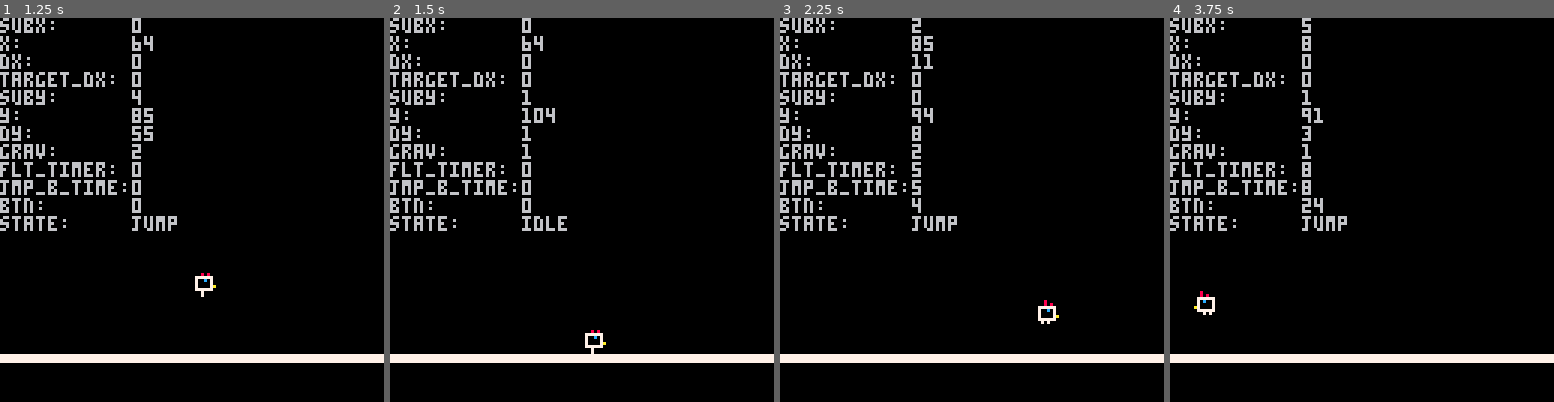
Above: before the commit, frames 1-4 (left to right).
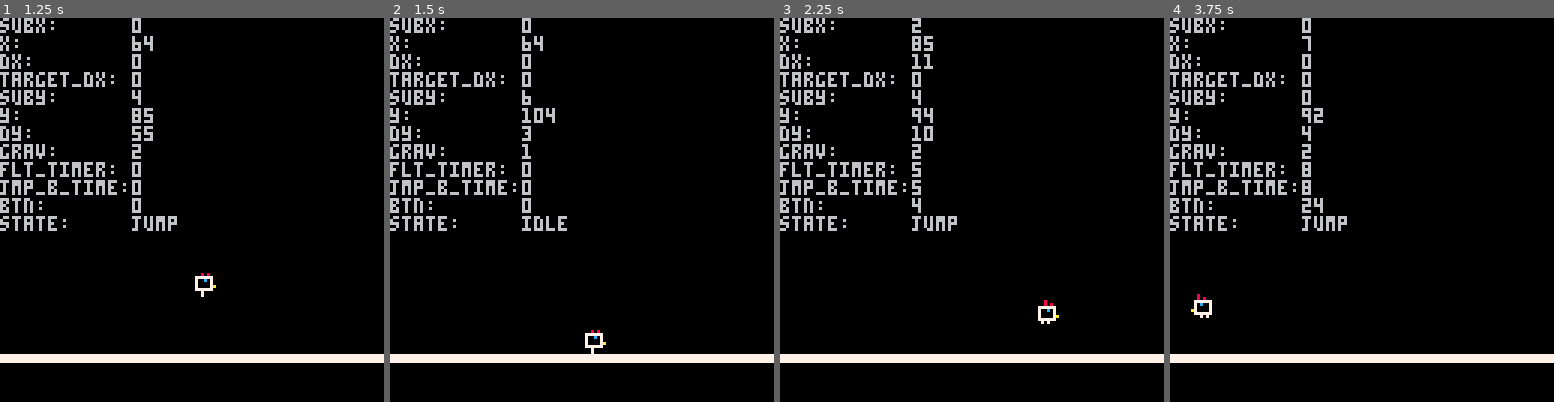
Above: after the commit, the same moments.

Repository: jmcarlson0320/chicken
Game: PICO-8 cartridge chicken.p8
The game is run twice, just before and just after one commit, with the same random seed, the same clock (stepped at 60 frames per second) and the same inputs.
Inputs (mouse positions are in pixels of both pictures, inside the frame that each line leads up to):
- Up to frame 1 (1.25 s): tap X (X key) at 0.33, 1.07 s; click (280, 121) at 0.67 s; tap O (Z key) at 0.7 s; click (46, 267) at 1.22 s
- Up to frame 2 (1.5 s): no input
- Up to frame 3 (2.25 s): hold Right 1.6-2.1 s; tap O (Z key) at 1.7, 2.1 s; click (887, 114) at 1.77 s; tap X (X key) at 1.85 s; hold Up from 2.15 s (still down)
- Up to frame 4 (3.75 s): click (1342, 259) at 2.32 s; release Up at 2.42 s; hold Right 2.47-3.03 s; tap O (Z key) every 0.4 s from 2.5 to 3.7 s; click (1404, 106) at 2.87 s; tap X (X key) at 2.97 s; hold Left 3.08-3.58 s; click (1465, 256) at 3.42 s; hold Down from 3.63 s (still down)

Frame 1 is identical in both runs. In frame 2, less than 0.1% of the frame differs, in the area x 34-37%, y 18-32%; in frame 3, 0.2%; in frame 4, 0.5%, in the area x 5-40%, y 0-79%.

Commit message:
Add crawling and sliding

Diff:
--- a/chicken.p8
+++ b/chicken.p8
@@ -82,23 +82,34 @@
 		float_timer = 0,
 		jump_buffer_timer = JUMP_BUFFER_TIME,
 		state = "idle",
+		current_animation = "standing",
 		animations = {
-			["idle"] = {
+			["standing"] = {
 				frames = {50},
 				rate = 0,
 				t = 0,
 			},
-			["walk"] = {
+			["sitting"] = {
+				frames = {52},
+				rate = 0,
+				t = 0,
+			},
+			["crawling"] = {
+				frames = {49, 52, 51, 52},
+				rate = 4,
+				t = 0,
+			},
+			["walking"] = {
 				frames = {49, 50, 51, 50},
 				rate = 4,
 				t = 0,
 			},
-			["run"] = {
+			["running"] = {
 				frames = {49, 50, 51, 50},
 				rate = 2,
 				t = 0,
 			},
-			["jump"] = {
+			["jumping"] = {
 				frames = {49, 50, 51, 50},
 				rate = 4,
 				t = 0,
@@ -110,28 +121,62 @@
 	return p
 end
 
-
 function player_update(p)
 	if p.jump_buffer_timer > 0 then
 		p.jump_buffer_timer -= 1
 	end
+
 	if p.state == "idle" then
+		if btn(3) then
+			p.current_animation = "sitting"
+		end
+		if not btn(3) then
+			p.current_animation = "standing"
+		end
 		if btn(0) then
 			p.target_dx = -DX_MAX_WALK
 			p.facing = "left"
+			p.current_animation = "walking"
 			p.state = "walk"
 		end
 		if btn(1) then
 			p.target_dx = DX_MAX_WALK
 			p.facing = "right"
+			p.current_animation = "walking"
 			p.state = "walk"
+		end
+		if btn(0) and btn(3) then
+			p.target_dx = -DX_MAX_WALK / 4
+			p.facing = "left"
+			p.current_animation = "sitting"
+			p.state = "crawl"
+		end
+		if btn(1) and btn(3) then
+			p.target_dx = DX_MAX_WALK / 4
+			p.facing = "right"
+			p.current_animation = "sitting"
+			p.state = "crawl"
 		end
 		if btnp(4) or p.jump_buffer_timer > 0 then
 			p.dy = -JUMP_SPEED
 			p.on_ground = false
 			p.gravity = JUMP_GRAVITY
 			p.float_timer = 20
+			p.current_animation = "jumping"
 			p.state = "jump"
+		end
+	elseif p.state == "crawl" then
+		if p.dx == p.target_dx then
+			p.current_animation = "crawling"
+		end
+		if not btn(3) then
+			p.current_animation = "walking"
+			p.state = "walk"
+		end
+		if btn() & 0x03 == 0 then
+			p.target_dx = 0
+			p.current_animation = "sitting"
+			p.state = "idle"
 		end
 	elseif p.state == "walk" then
 		-- left
@@ -148,20 +193,35 @@
 		if btn(5) and btn(0) then
 			p.target_dx = -DX_MAX_RUN
 			p.facing = "left"
+			p.current_animation = "running"
 			p.state = "run"
 		end
 		-- run right
 		if btn(5) and btn(1) then
 			p.target_dx = DX_MAX_RUN
 			p.facing = "right"
+			p.current_animation = "running"
 			p.state = "run"
 		end
+		if btn(3) and btn(0) then
+			p.target_dx = -DX_MAX_WALK / 4
+			p.facing = "left"
+			p.current_animation = "sitting"
+			p.state = "crawl"
+		end
+		if btn(3) and btn(1) then
+			p.target_dx = DX_MAX_WALK / 4
+			p.facing = "right"
+			p.current_animation = "sitting"
+			p.state = "crawl"
+		end
 		-- coasting
-		if btn() & 0x0F == 0 then
+		if btn() & 0x03 == 0 then
 			p.target_dx = 0
 		end
 		-- not moving
-		if (btn() & 0x0F == 0) and (p.dx == 0) then
+		if (btn() & 0x03 == 0) and (p.dx == 0) then
+			p.current_animation = "standing"
 			p.state = "idle"
 		end
 		if btnp(4) or p.jump_buffer_timer > 0 then
@@ -169,6 +229,7 @@
 			p.on_ground = false
 			p.gravity = JUMP_GRAVITY
 			p.float_timer = 20
+			p.current_animation = "jumping"
 			p.state = "jump"
 		end
 	elseif p.state == "run" then
@@ -182,8 +243,21 @@
 			p.target_dx = DX_MAX_RUN
 			p.facing = "right"
 		end
+		if btn(3) and btn(0) then
+			p.target_dx = -DX_MAX_WALK / 4
+			p.facing = "left"
+			p.current_animation = "sitting"
+			p.state = "crawl"
+		end
+		if btn(3) and btn(1) then
+			p.target_dx = DX_MAX_WALK / 4
+			p.facing = "right"
+			p.current_animation = "sitting"
+			p.state = "crawl"
+		end
 		-- released run or direction
-		if (btn() & 0x0F == 0) or (not btn(5)) then
+		if (btn() & 0x03 == 0) or (not btn(5)) then
+			p.current_animation = "walking"
 			p.state = "walk"
 		end
 		if btnp(4) or p.jump_buffer_timer > 0 then
@@ -191,6 +265,7 @@
 			p.on_ground = false
 			p.gravity = JUMP_GRAVITY
 			p.float_timer = 20
+			p.current_animation = "jumping"
 			p.state = "jump"
 		end
 	elseif p.state == "jump" then
@@ -213,8 +288,8 @@
 			p.target_dx = DX_MAX_RUN
 			p.facing = "right"
 		end
-		if btn(4) then
-			p.gravity = JUMP_GRAVITY
+		if btn() & 0x03 == 0 then
+			p.target_dx = 0
 		end
 		if not btn(4) then
 			p.gravity = FALL_GRAVITY
@@ -222,14 +297,12 @@
 		if p.float_timer <= 0 then
 			p.gravity = FALL_GRAVITY
 		end
-		if btn() & 0x0f == 0 then
-			p.target_dx = 0
-		end
 		if btnp(4) then
 			p.jump_buffer_timer = JUMP_BUFFER_TIME
 		end
 		if p.on_ground then
 			p.gravity = WORLD_GRAVITY
+			p.current_animation = "standing"
 			p.state = "idle"
 		end
 	end
@@ -259,7 +333,7 @@
 end
 
 function player_draw(p)
-	local anim = p.animations[p.state]
+	local anim = p.animations[p.current_animation]
 	local index = flr(anim.t / anim.rate % #anim.frames) + 1
 	local sprite = anim.frames[index]
 	local flip_x = p.facing == "left"
@@ -300,7 +374,6 @@
 				if obj.dy > 0 then
 					obj.on_ground = true
 					obj.dy = 0
-					obj.sub_y = 0
 				end
 				break
 			end
@@ -372,13 +445,13 @@
 00000000070000000000000000000070000000000000000000000000700000000000000000000007000000000000000000000000000000000000000000000000
 00000000007777777777777777777700000000000000000000000000777777777777777777777777000000000000000000000000000000000000000000000000
 00000000000008000008080000080000000000000000000000000000000000000000000000000000000000000000000000000000000000000000000000000000
-00000000000808000777777000080800000000000000000000000000000000000000000000000000000000000000000000000000000000000000000000000000
-00000000077777700700c07007777770000000000000000000000000000000000000000000000000000000000000000000000000000000000000000000000000
-000000000700c070070000700700c070000000000000000000000000000000000000000000000000000000000000000000000000000000000000000000000000
-00000000070000700700007a07000070000000000000000000000000000000000000000000000000000000000000000000000000000000000000000000000000
-000000000700007a077777700700007a000000000000000000000000000000000000000000000000000000000000000000000000000000000000000000000000
-00000000077777700007000007777770000000000000000000000000000000000000000000000000000000000000000000000000000000000000000000000000
-00000000007070000007000000707000000000000000000000000000000000000000000000000000000000000000000000000000000000000000000000000000
+00000000000808000777777000080800000008000000000000000000000000000000000000000000000000000000000000000000000000000000000000000000
+00000000077777700700c07007777770000808000000000000000000000000000000000000000000000000000000000000000000000000000000000000000000
+000000000700c070070000700700c070077777700000000000000000000000000000000000000000000000000000000000000000000000000000000000000000
+00000000070000700700007a070000700700c0700000000000000000000000000000000000000000000000000000000000000000000000000000000000000000
+000000000700007a077777700700007a070000700000000000000000000000000000000000000000000000000000000000000000000000000000000000000000
+000000000777777000070000077777700700007a0000000000000000000000000000000000000000000000000000000000000000000000000000000000000000
+00000000007070000007000000707000077777700000000000000000000000000000000000000000000000000000000000000000000000000000000000000000
 __gff__
 0001010101010101010100000000000000000000000000010001000000000000000000000000000101010000000000000000000000000000000000000000000000000000000000000000000000000000000000000000000000000000000000000000000000000000000000000000000000000000000000000000000000000000
 0000000000000000000000000000000000000000000000000000000000000000000000000000000000000000000000000000000000000000000000000000000000000000000000000000000000000000000000000000000000000000000000000000000000000000000000000000000000000000000000000000000000000000
Not shown, added: todo.txt
